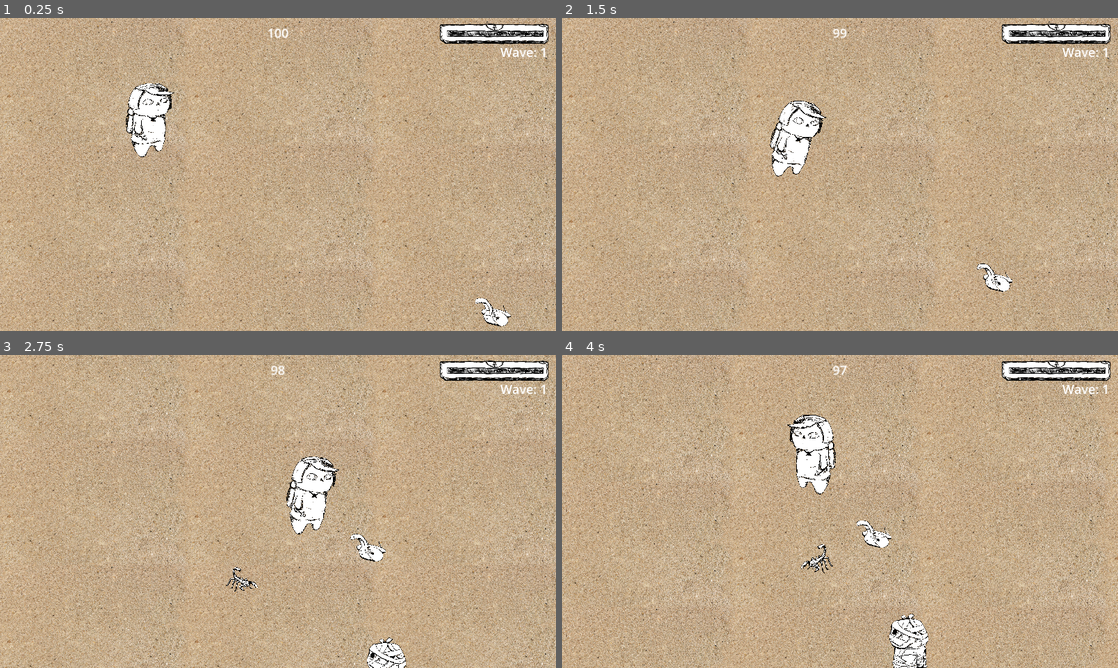
Above: before the commit, frames 1-4 (two rows, left to right).
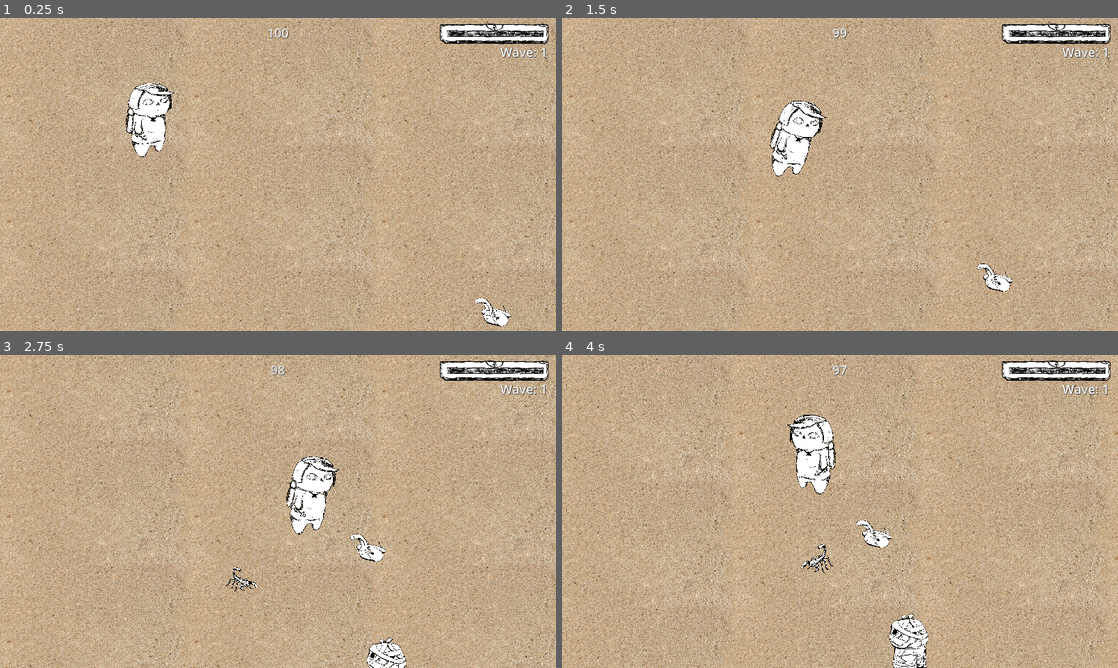
Above: after the commit, the same moments.

Repository: badzianga/johnnys-bazaar-adventure
Game: Godot game, scene res://Scenes/World/test_world.tscn
The game is run twice, just before and just after one commit, with the same random seed, the same clock (stepped at 60 frames per second) and the same inputs.
Inputs:
- Up to frame 1 (0.25 s): no input
- Up to frame 2 (1.5 s): hold D (right) 0.53-1.28 s; tap Space (accept) at 0.6, 1.35 s; hold S (down) from 1.28 s (still down)
- Up to frame 3 (2.75 s): release S (down) at 2.03 s; hold D (right) from 2.03 s (still down); tap Space (accept) at 2.1 s
- Up to frame 4 (4 s): release D (right) at 2.78 s; hold W (up) 2.78-3.53 s; tap Space (accept) at 2.85, 3.6 s; hold A (left) from 3.53 s (still down)

The runs differ from the first frame. In frame 1, 0.1% of the frame differs, in the area x 48-99%, y 3-13%; in frame 2, 0.1%; in frame 3, 0.1%; in frame 4, 0.1%.

Commit message:
Changed health bar size

Diff:
--- a/Singletons/hud.tscn
+++ b/Singletons/hud.tscn
@@ -31,6 +31,7 @@
 value = 10.0
 texture_under = ExtResource("2_4di4x")
 texture_progress = ExtResource("3_2h43a")
+texture_progress_offset = Vector2(44, 38)
 
 [node name="TimeLabel" type="Label" parent="Control"]
 layout_mode = 1
@@ -42,6 +43,7 @@
 offset_right = 640.0
 offset_bottom = 69.0
 grow_horizontal = 2
+theme_override_colors/font_shadow_color = Color(0, 0, 0, 1)
 theme_override_font_sizes/font_size = 36
 text = "0"
 horizontal_alignment = 1
@@ -57,5 +59,6 @@
 offset_right = -25.0
 offset_bottom = 125.0
 grow_horizontal = 0
+theme_override_colors/font_shadow_color = Color(0, 0, 0, 1)
 theme_override_font_sizes/font_size = 36
 text = "Wave: 0"
Binary file changed: Assets/HUD/health_bar.png
